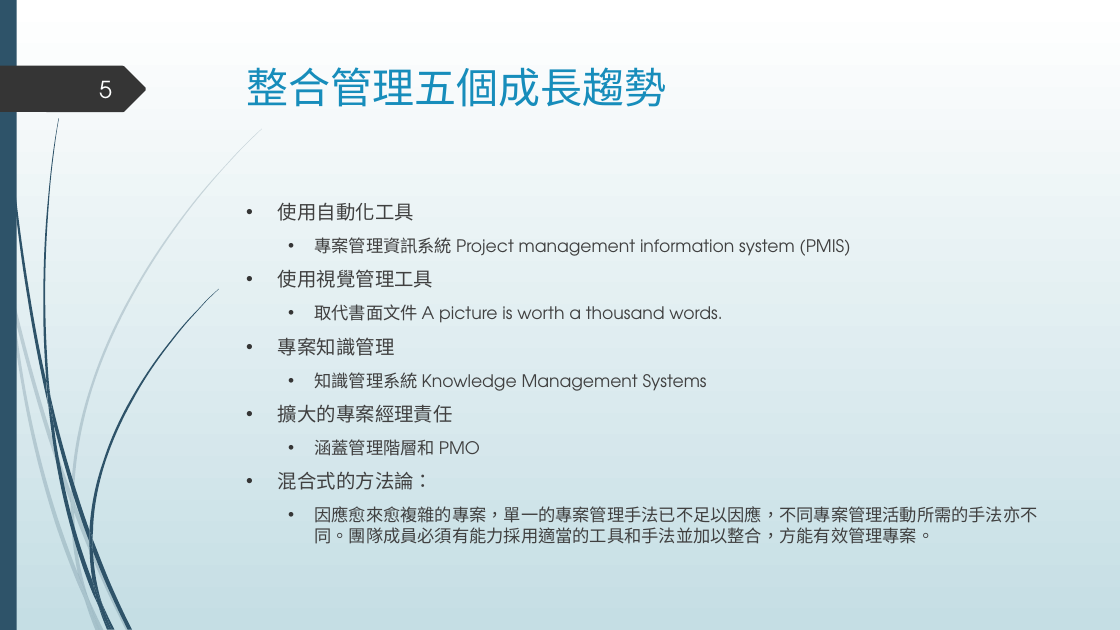
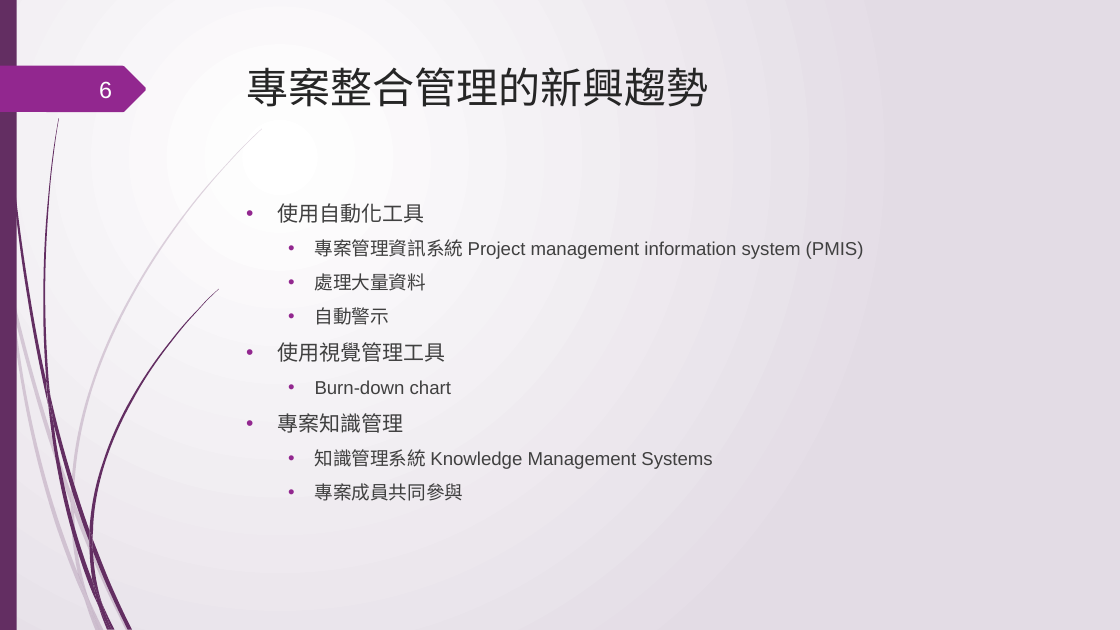
Before and after one commit to ywdeng/uscojywdeng, a slide deck: slide 6 of src/assets/1091/ProjectManagement/CH05/05.pptx (slide 5 before the commit). Drawn at 1120x630 pixels with LibreOffice and Linux fonts; fonts in the diff are those of the drawing. Boxes give left, top, right and bottom in pixels: in the first picture for what was removed or moved away, otherwise in the second. Text is boxed around its words. In the diff, an @@ line names an element or a change of style, - is before the commit and + after.

Commit message:
1. 修正主選單 2. 編輯專案管理第五章

```diff
--- a/src/assets/1091/ProjectManagement/CH05/05.pptx
+++ b/src/assets/1091/ProjectManagement/CH05/05.pptx
@@ background gradient #FFFFFF to #C5DEE5 to gradient #FFFFFF to #E4DDE6 @@
@@ freeform shape at [0, 66, 146, 112]: fill #353535 to #92278F @@
@@ page number at [99, 81, 112, 98]: text changed; font TeX Gyre Adventor to Arial @@
-5
+6
@@ title at [247, 67, 709, 107]: text changed; font TeX Gyre Adventor to Times New Roman; text colour #178DBB to #262626 @@
-整合管理五個成長趨勢
+專案整合管理的新興趨勢
@@ fill #2E5369 to #632E62 in 13 elements at [3, 0, 48, 404], [50, 397, 89, 542], [92, 539, 132, 629], [48, 401, 98, 607], [103, 604, 115, 630], [46, 377, 54, 424], [89, 289, 218, 539], [98, 607, 109, 630], [89, 542, 102, 604], [89, 530, 92, 551], [92, 581, 112, 629], [0, 0, 17, 630], [43, 118, 59, 397] @@
@@ text at [278, 203, 864, 469]: size 16.6 to 18 pt in "使用自動化工具", "使用視覺管理工具", "專案知識管理"; font TeX Gyre Adventor to Arial in "使用自動化工具", "專案管理資訊系統 Project management information system (PMIS)", "使用視覺管理工具", "專案知識管理" and 1 more places; size 14.8 to 16 pt in "專案管理資訊系統 Project management information system (PMIS)", "知識管理系統 Knowledge Management Systems"; bullet colour #353535 to #92278F @@
@@ text at [315, 273, 427, 325]: paragraphs added @@
+  • 處理大量資料
+  • 自動警示
@@ text at [315, 380, 451, 394]: text changed; size 14.8 to 16 pt; font TeX Gyre Adventor to Arial @@
-  • 取代書面文件 A picture is worth a thousand words.
+  • Burn-down chart
@@ text at [315, 483, 464, 501]: text changed; size 14.8 to 16 pt; font TeX Gyre Adventor to Arial @@
-• 擴大的專案經理責任
-  • 涵蓋管理階層和 PMO
-• 混合式的方法論：
-  • 因應愈來愈複雜的專案，單一的專案管理手法已不足以因應，不同專案管理活動所需的手法亦不同。團隊成員必須有能力採用適當的工具和手法並加以整合，方能有效管理專案。
+  • 專案成員共同參與
@@ fill #2E5369 at 20% opacity to #632E62 at 20% opacity in 10 elements at [0, 237, 9, 294], [12, 290, 71, 503], [74, 501, 130, 630], [88, 597, 104, 630], [9, 294, 85, 600], [71, 503, 88, 597], [71, 129, 262, 501], [85, 600, 100, 630], [71, 492, 74, 513], [78, 574, 100, 630] @@
```
Also in this commit, not shown: 68 other slides changed, 11 slides added, 1 slide removed, 1 other file.
